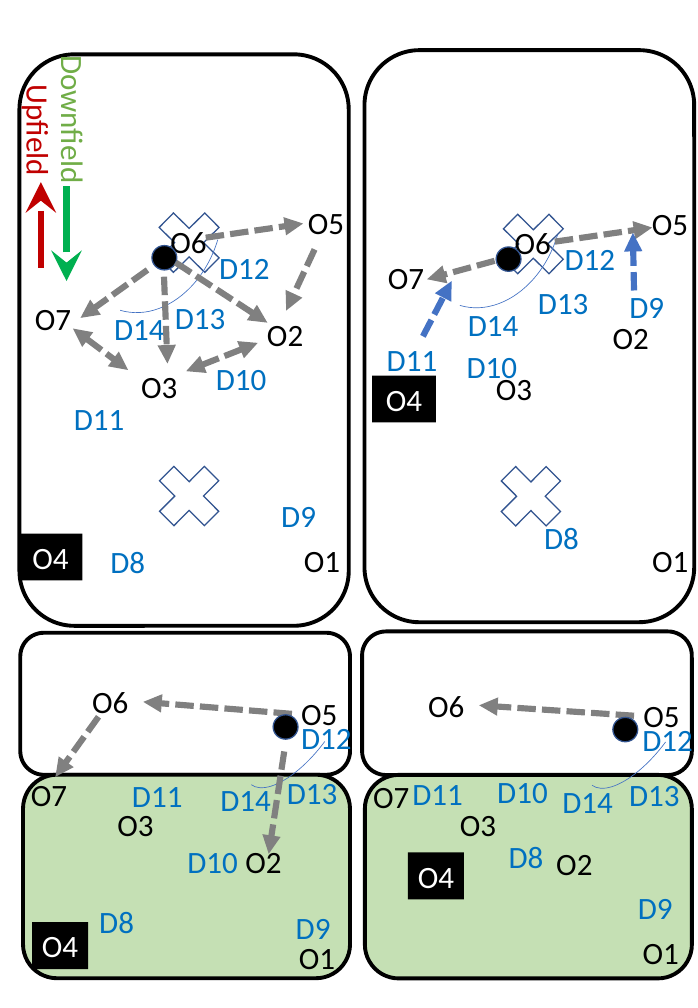
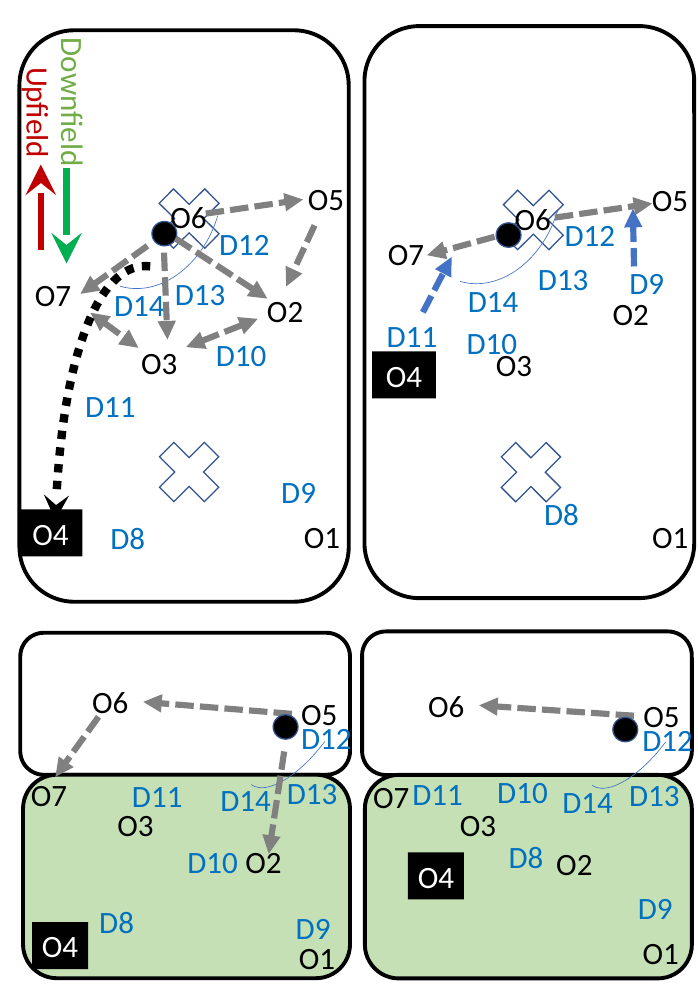
Before and after one commit to James-Reynolds/Ultimate-strategy-and-tactics, a slide deck: slide 12 of graphics/Graphics.pptx. Drawn at 698x1008 pixels with LibreOffice and Linux fonts; fonts in the diff are those of the drawing. Boxes give left, top, right and bottom in pixels: in the first picture for what was removed or moved away, otherwise in the second. Text is boxed around its words. In the diff, an @@ line names an element or a change of style, - is before the commit and + after.

```diff
--- a/graphics/Graphics.pptx
+++ b/graphics/Graphics.pptx
@@ text "Downfield": place and size @@
-text "Downfield" at box(53, 67, 91, 180)
+text "Downfield" at box(53, 50, 91, 163)
@@ text "Upfield": place and size @@
-text "Upfield" at box(18, 94, 56, 173)
+text "Upfield" at box(18, 76, 56, 155)
@@ arrow moved from (41, 182) - (41, 268) to (41, 165) - (41, 250) @@
@@ arrow moved from (67, 281) - (67, 186) to (67, 263) - (67, 168) @@
@@ 25 texts, 9 arrows, 4 crosses, 2 rectangles, 2 rounded rectangles, 2 ellipses, 2 arc (boxed as its full ellipse)s, 1 double arrow: place and size @@
-25 texts, 9 arrows, 4 crosses, 2 rectangles, 2 rounded rectangles, 2 ellipses, 2 arc (boxed as its full ellipse)s, 1 double arrow at box(19, 50, 694, 625)
+25 texts, 9 arrows, 4 crosses, 2 rectangles, 2 rounded rectangles, 2 ellipses, 2 arc (boxed as its full ellipse)s, 1 double arrow at box(19, 26, 694, 602)
@@ arc (boxed as its full ellipse) added at box(13, 251, 375, 1008), outline #000000 6.5 pt dashed @@
@@ double arrow moved from (73, 329) - (128, 370) to (90, 313) - (139, 348) @@
@@ text "D11": place and size @@
-text "D11" at box(74, 410, 124, 430)
+text "D11" at box(85, 397, 135, 417)
```
Also in this commit, not shown: 6 slides added, 8 other files.
